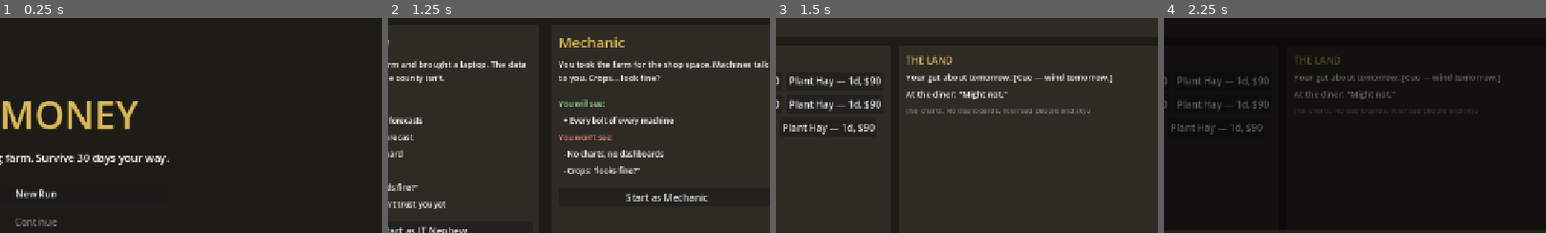
Above: before the commit, frames 1-4 (left to right).
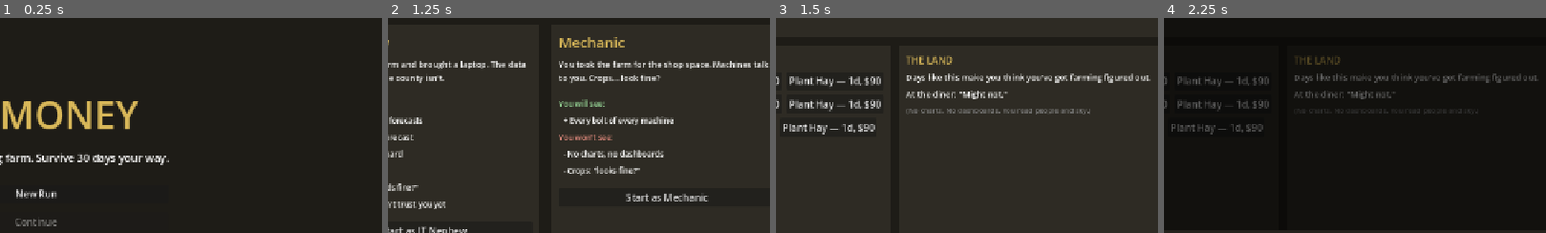
Above: after the commit, the same moments.

Repository: nastyn8dawg-blip/Dirt_Money
Game: Godot game, scene res://scenes/main.tscn
The game is run twice, just before and just after one commit, with the same random seed, the same clock (stepped at 60 frames per second) and the same inputs.
Inputs:
- Up to frame 1 (0.25 s): no input
- Up to frame 2 (1.25 s): click "New Run" at 0.5 s
- Up to frame 3 (1.5 s): click "Start as Old School Farmer" at 1.25 s
- Up to frame 4 (2.25 s): click "Visit Hollis next door" at 2 s
The pictures show only the part of the screen within x 45-95%, y 12-62%; the shares and areas given below are measured in that part.

Frames 1-2 are identical in both runs. In frame 3, 1.3% of the frame differs, in the area x 34-98%, y 25-31%; in frame 4, 0.8%.

Commit message:
Weather canon v1 wired; county memory elevated to headline feature
- Director weather canon: today-observation lines for 5 states, picked
  by day; gut-about-tomorrow cue now SILENT unless rain/storm is coming
  (absence of a line is a line)
- Neighbor callback lines added to the botched-baler gossip bank
- MASTER_SPEC: County Memory is the headline feature - Ash Creek
  remembers - with the pacing law: no mechanic expands faster than
  county memory
- VOICE_GUIDE: environmental writing rules (notice, compare, remember,
  speculate, complain, tease - rarely lecture) with good/bad examples
- CRITIQUE: every proposal now answers: what will the diner say?

Co-Authored-By: Claude Fable 5 <noreply@anthropic.com>

Diff:
--- a/data/gossip.json
+++ b/data/gossip.json
@@ -18,7 +18,9 @@
       "lines": [
         "Word is somebody tried fixing Hollis baler and managed to make Thursday more expensive.",
         "Diner's already heard it.",
-        "Didn't take long for that story to get legs."
+        "Didn't take long for that story to get legs.",
+        "Heard you've been wrenching on things.",
+        "Maybe let Hollis work on that one."
       ]
     },
     {
--- a/data/strings.json
+++ b/data/strings.json
@@ -1,12 +1,47 @@
 {
-  "_schema": "Player-facing UI strings. weather_cues = Old School's gut feeling about TOMORROW, one list per weather state, line picked by day. Director-authored entries are verbatim; bracketed entries still await Director wording (CLAUDE.md law 6).",
+  "_schema": "Player-facing UI strings. Director-authored, verbatim (CLAUDE.md law 6). weather_today = Old School's observation of the CURRENT weather, picked by day. weather_cues = his gut about TOMORROW — only exists for weather worth sensing; empty means the gut is quiet, which is information too.",
+  "_status": "director_approved",
+  "weather_today": {
+    "clear": [
+      "Sky's wide open today.",
+      "Days like this make you think you've got farming figured out.",
+      "Sun's out and everybody's suddenly brave.",
+      "Good weather makes optimists out of all of us.",
+      "Wouldn't waste a day like this sitting inside."
+    ],
+    "overcast": [
+      "Clouds are hanging around but don't seem committed.",
+      "Feels like weather that's still making up its mind.",
+      "Could rain.",
+      "Could do nothing.",
+      "That's half of farming right there."
+    ],
+    "rain_light": [],
+    "storm": [],
+    "drought": [
+      "Heat's got teeth today.",
+      "Even the shade feels tired.",
+      "Ground's thirsty.",
+      "Crops can handle a lot, but they still notice days like this.",
+      "By supper you'll know exactly how much water you've got."
+    ],
+    "wind": [
+      "Wind's got somewhere to be.",
+      "Makes a man wonder what he forgot to tie down.",
+      "Flag's been standing straight out since breakfast.",
+      "Some days you hear the county before you see it.",
+      "Hay likes a breeze. Tin roofs don't."
+    ],
+    "fog": [
+      "Fog settled in thick this morning.",
+      "County feels smaller when you can't see past the next field.",
+      "Road'll still be there once the sun burns through.",
+      "Good day to take things slower.",
+      "Everything looks borrowed until the fog gives it back."
+    ]
+  },
   "weather_cues": {
-    "clear": ["[Cue — tomorrow is clear.]"],
-    "overcast": ["[Cue — tomorrow is overcast.]"],
     "rain_light": ["Sky's got that look.", "Swallows are flying low.", "Wind shifted south."],
-    "storm": ["Feels like rain that'll stay awhile.", "Old folks would already be moving equipment inside."],
-    "drought": ["[Cue — dry heat tomorrow.]"],
-    "wind": ["[Cue — wind tomorrow.]"],
-    "fog": ["[Cue — fog tomorrow.]"]
+    "storm": ["Feels like rain that'll stay awhile.", "Old folks would already be moving equipment inside."]
   }
 }
--- a/scripts/autoload/weather_manager.gd
+++ b/scripts/autoload/weather_manager.gd
@@ -39,15 +39,22 @@
 	return out
 
 
+func today_line() -> String:
+	# Old School's observation of today's weather (Director canon v1).
+	# Picked by day, NOT by _rng — seeded-run safety.
+	var lines: Array = DataLoader.strings.get("weather_today", {}).get(current, [])
+	if lines.is_empty():
+		return ""
+	return lines[CalendarManager.day % lines.size()]
+
+
 func intuition_cue() -> String:
-	# Old School flavor: qualitative hint about tomorrow (Read The Land).
-	# Lines live in data/strings.json — Director-authored per CLAUDE.md law 6.
-	# Picked by day, NOT by _rng: consuming the seeded stream here would let
-	# UI refreshes desync seeded runs.
+	# Old School's gut about TOMORROW (Read The Land). Empty string = the gut
+	# is quiet; only weather worth sensing has cues. Picked by day, NOT _rng.
 	var next: String = forecast(1)[0]
 	var cues: Array = DataLoader.strings.get("weather_cues", {}).get(next, [])
 	if cues.is_empty():
-		return "[Cue missing for %s]" % next
+		return ""
 	return cues[CalendarManager.day % cues.size()]
 
 
--- a/scripts/screens/farm_hud.gd
+++ b/scripts/screens/farm_hud.gd
@@ -143,7 +143,12 @@
 	match GameState.background_id:
 		"old_school":
 			make_label(_info_col, "THE LAND", 16, ACCENT)
-			make_label(_info_col, "Your gut about tomorrow: " + WeatherManager.intuition_cue(), 14)
+			var today := WeatherManager.today_line()
+			if today != "":
+				make_label(_info_col, today, 14)
+			var cue := WeatherManager.intuition_cue()
+			if cue != "":
+				make_label(_info_col, "Something in your bones: " + cue, 14, Color(0.85, 0.75, 0.5))
 			make_label(_info_col, "At the diner: \"%s\"" % EconomyManager.gossip_line(), 14)
 			make_label(_info_col, "(No charts. No dashboards. You read people and sky.)", 12, Color(0.5, 0.5, 0.5))
 		"it_nephew":
--- a/tests/smoke_test.gd
+++ b/tests/smoke_test.gd
@@ -34,7 +34,8 @@
 	check(DataLoader.crops.size() == 3, "3 crops loaded")
 	check(DataLoader.dialogue_trees.has("hollis_baler"), "sample dialogue tree loaded")
 	check(DataLoader.dialogue_trees.size() >= 8, "every county NPC has a tree")
-	check(DataLoader.strings.get("weather_cues", {}).size() == 7, "weather cue per state")
+	check(DataLoader.strings.get("weather_today", {}).size() == 7, "today-line slot per weather state")
+	check(DataLoader.strings.get("weather_cues", {}).has("storm"), "storm tomorrow-cue exists (gates sandbag event)")
 	check(DataLoader.gossip_banks.size() >= 7, "gossip banks loaded")
 	# County memory: flagged banks outrank general talk
 	GameState.new_run("mechanic", 777)
Not shown, changed: docs/DIRT_MONEY_CRITIQUE.md
Not shown, changed: docs/DIRT_MONEY_MASTER_SPEC.md
Not shown, changed: docs/DIRT_MONEY_VOICE_GUIDE.md
